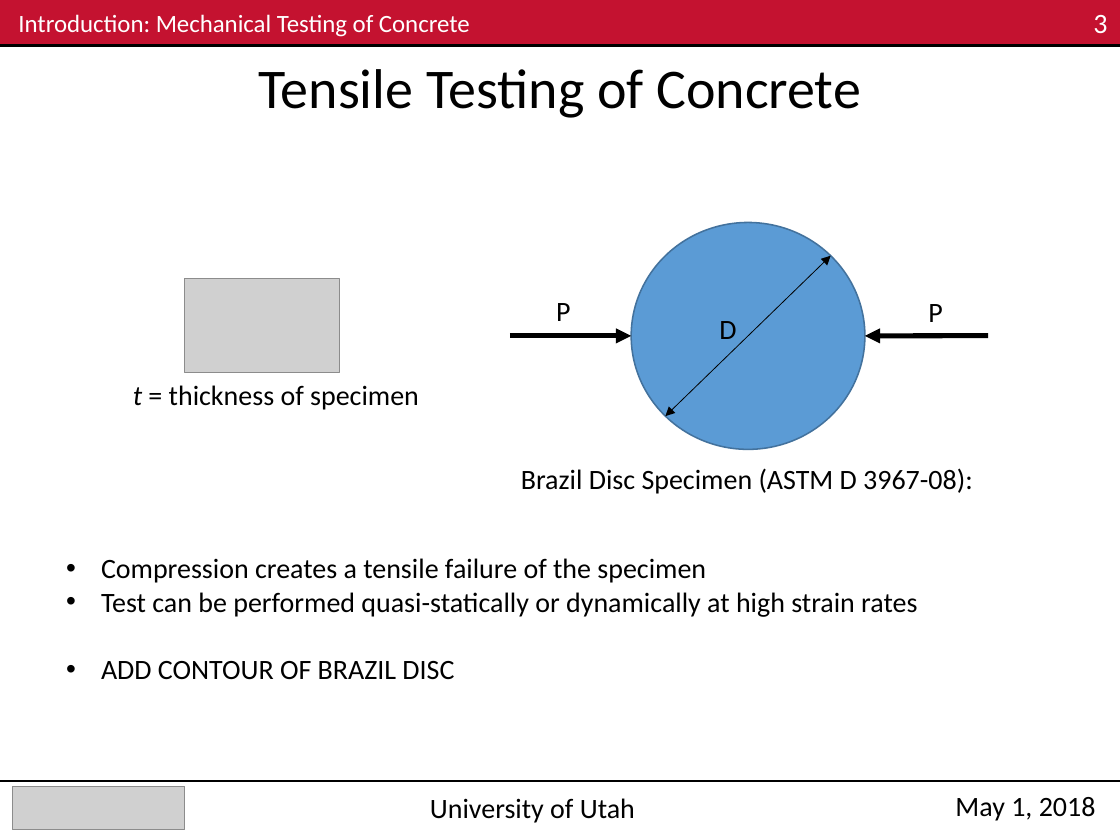
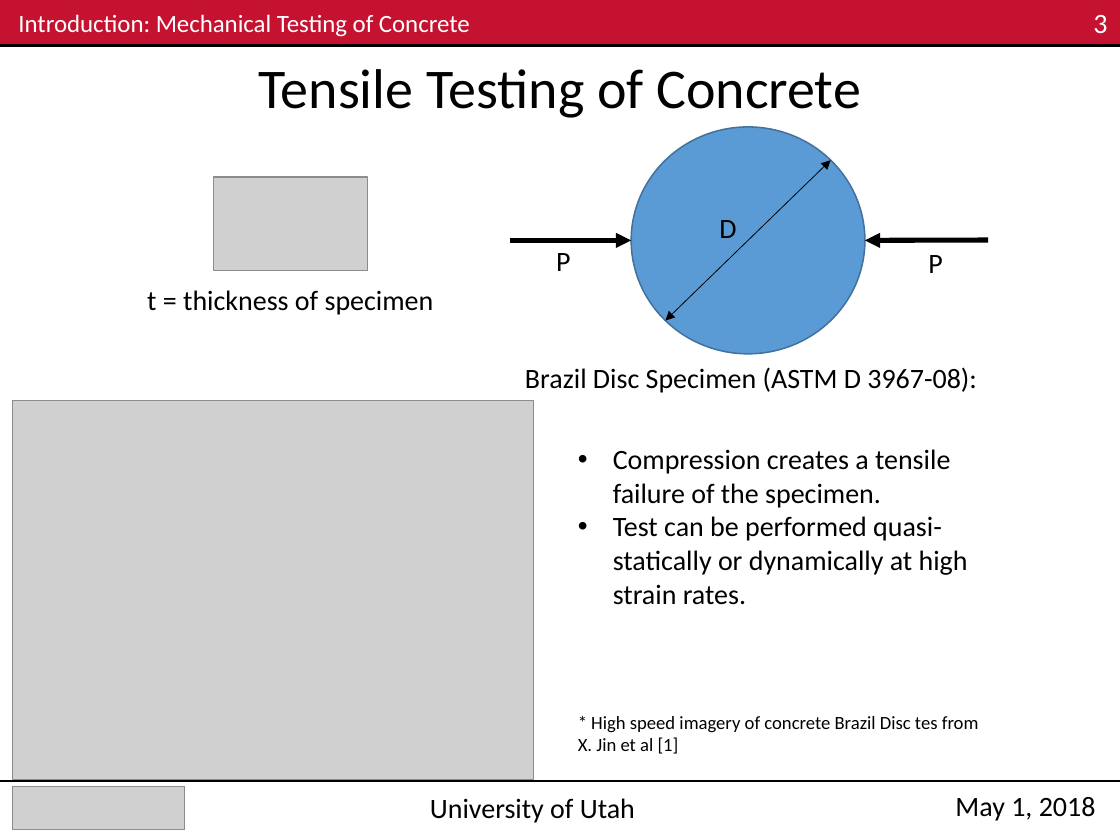
Before and after one commit to Mar-ten/PMAA_Fracture, a slide deck: slide 3 of ME EN 6960_Group4_Exp3_Nick_v2.pptx. Drawn at 1120x840 pixels with LibreOffice and Linux fonts; fonts in the diff are those of the drawing; grey boxes stand for pictures. Boxes give left, top, right and bottom in pixels: in the first picture for what was removed or moved away, otherwise in the second. Text is boxed around its words. In the diff, an @@ line names an element or a change of style, - is before the commit and + after.

```diff
--- a/ME EN 6960_Group4_Exp3_Nick_v2.pptx
+++ b/ME EN 6960_Group4_Exp3_Nick_v2.pptx
@@ picture: place and size @@
-picture at bbox=[185, 279, 339, 373]
+picture at bbox=[213, 177, 367, 271]
@@ text "D": place and size @@
-text "D" at bbox=[719, 321, 736, 339]
+text "D" at bbox=[719, 220, 736, 238]
@@ text "P": place and size @@
-text "P" at bbox=[556, 303, 570, 321]
+text "P" at bbox=[556, 253, 570, 271]
@@ 2 arrows, 1 ellipse, 1 double arrow: place and size @@
-2 arrows, 1 ellipse, 1 double arrow at bbox=[510, 223, 988, 450]
+2 arrows, 1 ellipse, 1 double arrow at bbox=[510, 127, 988, 354]
@@ text "P": place and size @@
-text "P" at bbox=[928, 304, 942, 322]
+text "P" at bbox=[928, 255, 942, 273]
@@ text "t = thickness of specimen": place and size @@
-text "t = thickness of specimen" at bbox=[133, 385, 419, 410]
+text "t = thickness of specimen" at bbox=[147, 290, 434, 315]
@@ text "t = thickness of specimen" at bbox=[147, 290, 434, 315]: italic off in "t" @@
@@ text "Brazil Disc Specimen (ASTM D ...": place and size @@
-text "Brazil Disc Specimen (ASTM D ..." at bbox=[521, 468, 973, 494]
+text "Brazil Disc Specimen (ASTM D ..." at bbox=[525, 367, 977, 393]
@@ picture added at bbox=[12, 401, 533, 781] @@
@@ text at bbox=[578, 449, 979, 754]: text changed @@
-• Compression creates a tensile failure of the specimen
-• Test can be performed quasi-statically or dynamically at high strain rates
-• ADD CONTOUR OF BRAZIL DISC
+• Compression creates a tensile failure of the specimen.
+• Test can be performed quasi-statically or dynamically at high strain rates.
+* High speed imagery of concrete Brazil Disc tes from X. Jin et al [1]
```
Also in this commit, not shown: 5 other slides changed, 2 other files.
